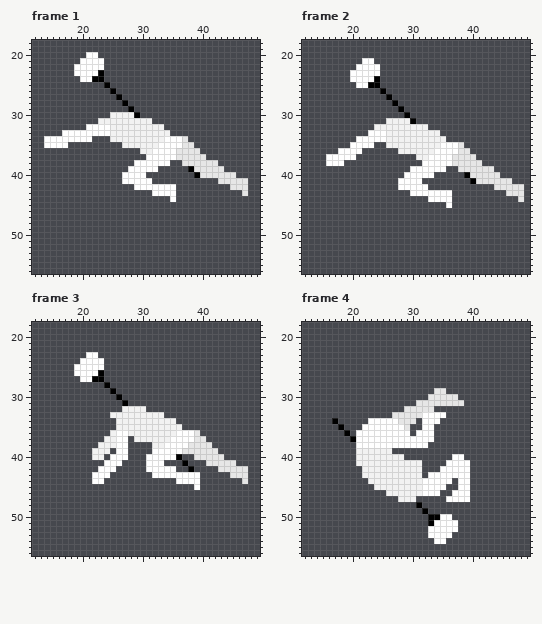
File history of a pixel-art file, Assets/Art/Characters/Player/Roll/Player_Roll_Left.aseprite. Above: the version before the commit.
64x64 pixels, 8 frames. Shown: frame 1: x 12..49, y 18..56; frame 2: x 12..49, y 18..56; frame 3: x 12..49, y 18..56; frame 4: x 12..49, y 18..56. The commit also changed other frames, which this record leaves out.
New version:
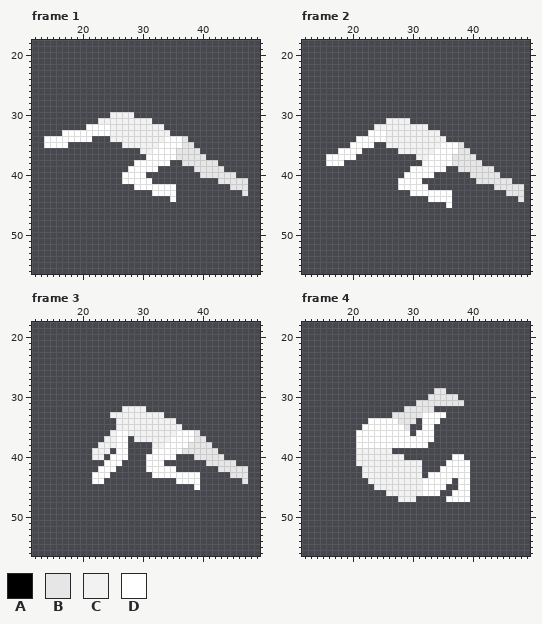
Palette (. is transparent): A #000000  B #e6e6e6  C #f2f2f2  D #ffffff
Difference:
layer "Weapons/Staff" now hidden
--- frame 1
@@ x 17..31 @@
 19 ...............
-20 ....DD.........
-21 ...DDDD........
-22 ..DDDDD........
-23 ..DDDDA........
-24 ...DDAA........
-25 .......A.......
-26 ........A......
-27 .........A.....
-28 ..........A....
-29 ...........A...
-30 ........CCCCA..
+20 ...............
+21 ...............
+22 ...............
+23 ...............
+24 ...............
+25 ...............
+26 ...............
+27 ...............
+28 ...............
+29 ...............
+30 ........CCCC...
 31 ......CCCCCCCCC
@@ x 36..41 @@
 38 .BBBBB
-39 ..ABBB
-40 ...ABB
+39 ...BBB
+40 ....BB
 41 ......
--- frame 2
@@ x 18..32 @@
 20 ...............
-21 ....DD.........
-22 ...DDDD........
-23 ..DDDDD........
-24 ..DDDDA........
-25 ...DDAA........
-26 .......A.......
-27 ........A......
-28 .........A.....
-29 ..........A....
-30 ...........A...
-31 ........CCCCA..
+21 ...............
+22 ...............
+23 ...............
+24 ...............
+25 ...............
+26 ...............
+27 ...............
+28 ...............
+29 ...............
+30 ...............
+31 ........CCCC...
 32 ......CCCCCCCCC
@@ x 37..42 @@
 39 .BBBBB
-40 ..ABBB
-41 ...ABB
+40 ...BBB
+41 ....BB
 42 ......
--- frame 3
@@ x 17..29 @@
 22 .............
-23 ....DD.......
-24 ...DDDD......
-25 ..DDDDD......
-26 ..DDDDA......
-27 ...DDAA......
-28 .......A.....
-29 ........A....
-30 .........A...
-31 ..........A..
+23 .............
+24 .............
+25 .............
+26 .............
+27 .............
+28 .............
+29 .............
+30 .............
+31 .............
 32 ..........CCC
@@ x 34..40 @@
 39 DDDBBBB
-40 DDA..BB
-41 ...A...
-42 DD..A..
+40 DD...BB
+41 .......
+42 DD.....
 43 DDDDDD.
--- frame 4
@@ x 15..22 @@
 33 ........
-34 ..A.....
-35 ...A...D
-36 ....A.DD
-37 .....ADD
+34 ........
+35 .......D
+36 ......DD
+37 ......DD
 38 ......DD
@@ x 29..39 @@
 47 CC.....DDDD
-48 ..A........
-49 ...A.......
-50 ....AADD...
-51 ....ADDDD..
-52 ....DDDDD..
-53 ....DDDD...
-54 .....DD....
+48 ...........
+49 ...........
+50 ...........
+51 ...........
+52 ...........
+53 ...........
+54 ...........
 55 ...........
Changed places in both pictures, as pixel boxes (x1, y1, x2, y2):
erased: (74, 52, 140, 118)
erased: (188, 166, 200, 178)
erased: (350, 58, 416, 124)
erased: (464, 172, 476, 184)
erased: (74, 352, 128, 406)
erased: (176, 454, 194, 472)
erased: (332, 418, 356, 442)
erased: (416, 502, 458, 544)
